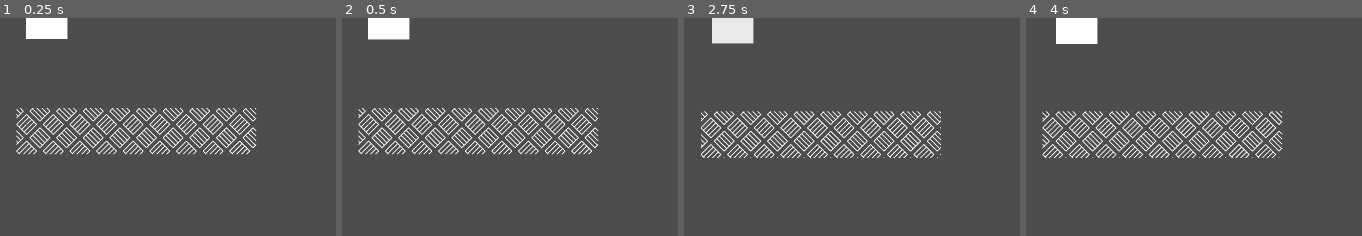
Above: before the commit, frames 1-4 (left to right).
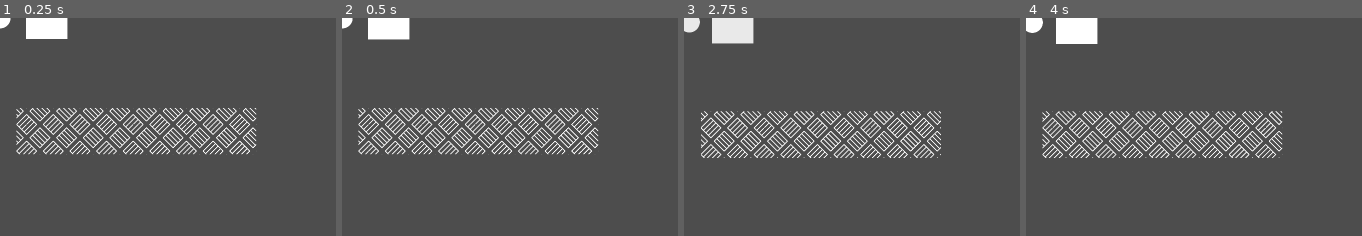
Above: after the commit, the same moments.

Repository: Dexterminator/godot4-template
Game: Godot game, scene res://scenes/test_scenes/test.tscn
Two runs of this game, one before a commit and one after it. Both use one fixed random seed, a clock stepped at 60 frames per second and the inputs below. The project has no main scene, so this scene is started directly.
Inputs (mouse positions are % of the whole screen's width and height, from its top left):
- Up to frame 1 (0.25 s): no input
- Up to frame 2 (0.5 s): no input
- Up to frame 3 (2.75 s): tap Enter at 0.5 s; move the mouse to (86, 46) at 0.52 s; hold D (right) 0.53-2.03 s; tap J (action) at 0.6, 1.35, 2.1 s; click (86, 46) at 0.67 s; tap Space (jump) at 0.77, 1.52 s; move the mouse to (36, 57) at 1.27 s; move the mouse to (71, 29) at 2.02 s; hold A (left) from 2.03 s (still down)
- Up to frame 4 (4 s): move the mouse to (54, 72) at 2.77 s; release A (left) at 2.78 s; hold D (right) from 2.78 s (still down); tap J (action) at 2.85, 3.6 s; click (54, 72) at 2.92 s; tap Space (jump) at 3.02, 3.77 s; move the mouse to (95, 67) at 3.52 s
The pictures show only the part of the screen within x 0-50%, y 0-50%; the shares and areas given below are measured in that part.

The runs differ from the first frame. In frame 1, 0.1% of the frame differs, in the area x 0-4%, y 0-6%; in frame 2, 0.1%; in frame 3, 0.3%; in frame 4, 0.3%, in the area x 0-6%, y 0-7%.

Commit message:
Add framerate independent lerp smoothing

Diff:
--- /dev/null
+++ b/entities/player/Follower.gd
@@ -0,0 +1,10 @@
+extends Sprite2D
+
+var current_position = global_position
+
+
+func _process(delta):
+	current_position = Utils.lerp_smooth_vec(
+		current_position, owner.global_position + Vector2.LEFT * 100, delta, 0.5
+	)
+	global_position = current_position
--- a/entities/player/player.tscn
+++ b/entities/player/player.tscn
@@ -1,10 +1,12 @@
-[gd_scene load_steps=7 format=3 uid="uid://ufk40ga6x70w"]
+[gd_scene load_steps=9 format=3 uid="uid://ufk40ga6x70w"]
 
 [ext_resource type="Script" path="res://entities/player/player.gd" id="1_6kye4"]
 [ext_resource type="Texture2D" uid="uid://kgy05cxa3jwh" path="res://assets/square.png" id="2_d0xjt"]
 [ext_resource type="Script" path="res://utils/state_machine/state_machine.gd" id="3_ro4ve"]
 [ext_resource type="Script" path="res://entities/player/default.gd" id="4_sfu5j"]
 [ext_resource type="Script" path="res://entities/player/blinking.gd" id="5_od2rc"]
+[ext_resource type="Texture2D" uid="uid://bmd0qpjy83xbx" path="res://assets/circle.png" id="6_rnn5i"]
+[ext_resource type="Script" path="res://entities/player/Follower.gd" id="7_707ao"]
 
 [sub_resource type="RectangleShape2D" id="RectangleShape2D_dq3nx"]
 size = Vector2(100, 100)
@@ -26,3 +28,8 @@
 
 [node name="blinking" type="Node" parent="StateMachine"]
 script = ExtResource("5_od2rc")
+
+[node name="Follower" type="Sprite2D" parent="."]
+scale = Vector2(0.5, 0.5)
+texture = ExtResource("6_rnn5i")
+script = ExtResource("7_707ao")
--- a/utils/utils.gd
+++ b/utils/utils.gd
@@ -1,5 +1,12 @@
+class_name Utils
 extends Node2D
 
 
-func lerp_smooth():
-	pass
+static func lerp_smooth(from, to, delta, half_life):
+	return to + (from - to) * pow(2, -delta / half_life)
+
+
+static func lerp_smooth_vec(from, to, delta, half_life):
+	return Vector2(
+		lerp_smooth(from.x, to.x, delta, half_life), lerp_smooth(from.y, to.y, delta, half_life)
+	)
